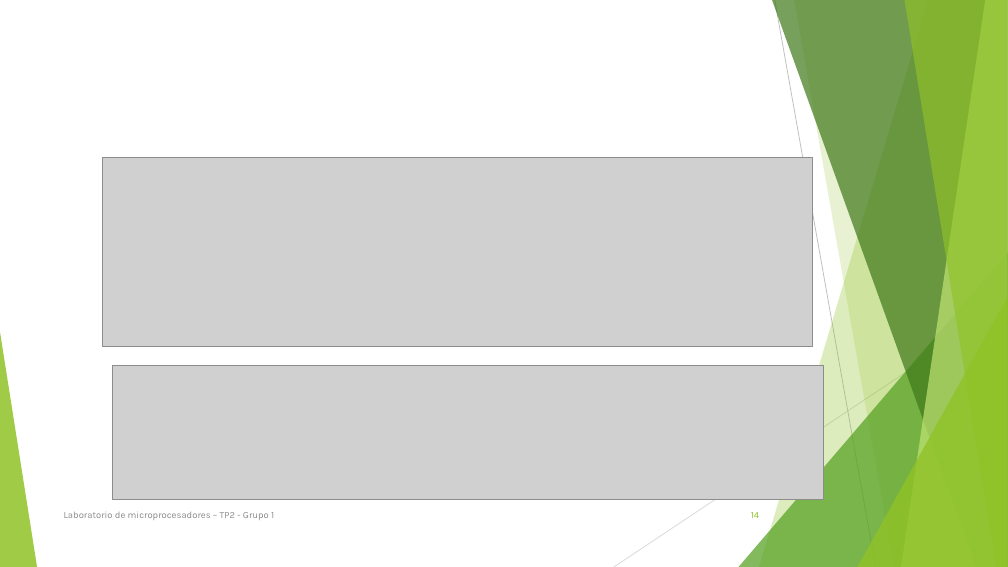
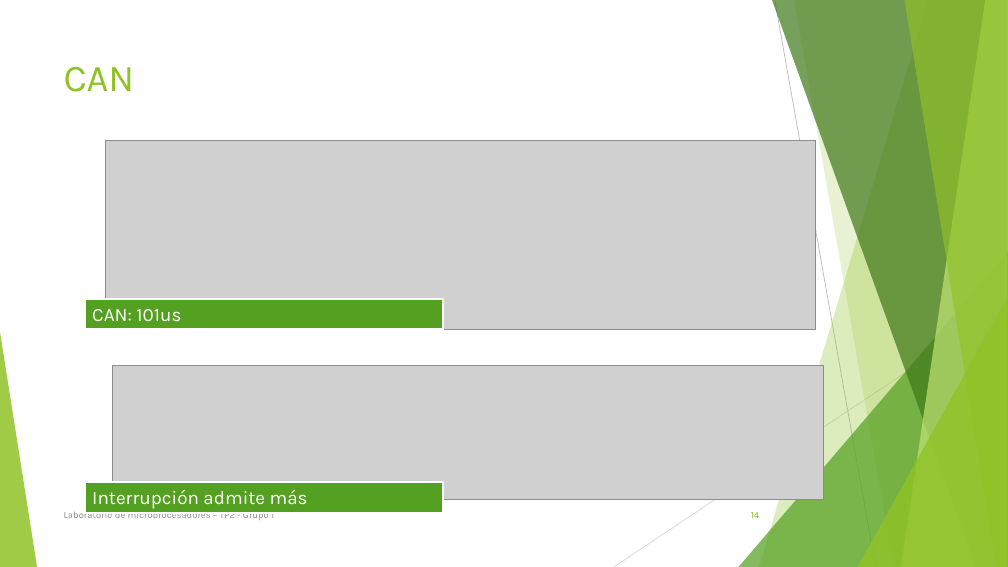
Before and after one commit to micros-g1/TP2, a slide deck: slide 14 of Entrega/22.99 TP2 G1.pptx. Drawn at 1008x567 pixels with LibreOffice and Linux fonts; fonts in the diff are those of the drawing; grey boxes stand for pictures. Boxes give left, top, right and bottom in pixels: in the first picture for what was removed or moved away, otherwise in the second. Text is boxed around its words. In the diff, an @@ line names an element or a change of style, - is before the commit and + after.

```diff
--- a/Entrega/22.99 TP2 G1.pptx
+++ b/Entrega/22.99 TP2 G1.pptx
@@ title added at [64, 67, 135, 92], 36 pt, text #90C226 @@
+CAN
@@ picture: place and size @@
-picture at [102, 157, 813, 346]
+picture at [105, 140, 816, 329]
@@ rectangle added at [85, 299, 442, 330], fill #54A021, outline #FFFFFF 2 pt, 18 pt, text #FFFFFF @@
+CAN: 101us
@@ rectangle added at [85, 482, 442, 513], fill #54A021, outline #FFFFFF 2 pt, 18 pt, text #FFFFFF @@
+Interrupción admite más interrupciones
```
Also in this commit, not shown: 1 other slide changed, 5 other files.
